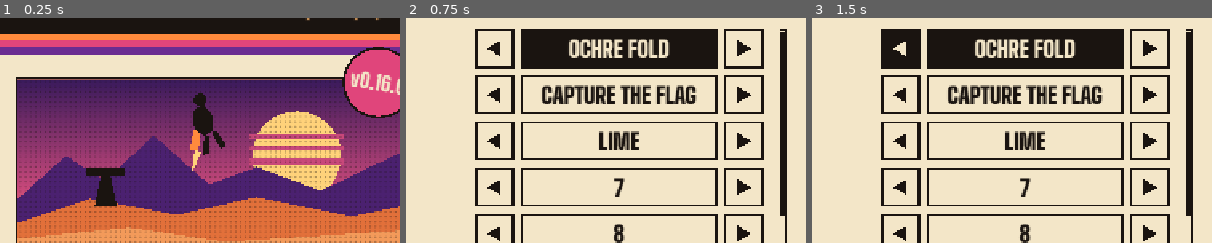
Above: before the commit, frames 1-3 (left to right).
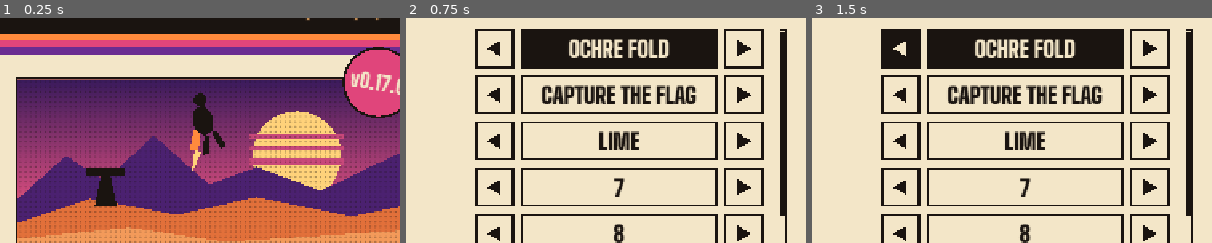
Above: after the commit, the same moments.

Repository: roge-rm/Vectorfall
Game: Godot game, scene res://scenes/menu.tscn
Same seed, same stepped clock (60 frames per second), same inputs: the game is played once before the commit and once after it.
Inputs (mouse positions are % of the whole screen's width and height, from its top left):
- Up to frame 1 (0.25 s): no input
- Up to frame 2 (0.75 s): click (24, 38) at 0.52 s
- Up to frame 3 (1.5 s): click (57, 27) at 1.27 s
The pictures show only the part of the screen within x 46-96%, y 20-70%; the shares and areas given below are measured in that part.

The runs differ from the first frame. In frame 1, 0.1% of the frame differs, in the area x 95-98%, y 24-34%; in frame 2, nothing differs; in frame 3, nothing differs.

Commit message:
Release Skifrei 0.17.0

Diff:
--- a/project.godot
+++ b/project.godot
@@ -9,7 +9,7 @@
 run/main_scene="res://scenes/menu.tscn"
 config/features=PackedStringArray("4.7", "GL Compatibility")
 config/icon="res://art/icon.png"
-config/version="0.16.0"
+config/version="0.17.0"
 boot_splash/bg_color=Color(0.1, 0.12, 0.2, 1)
 boot_splash/show_image=false
 config/quit_on_go_back=false
Not shown, changed: export_presets.cfg
